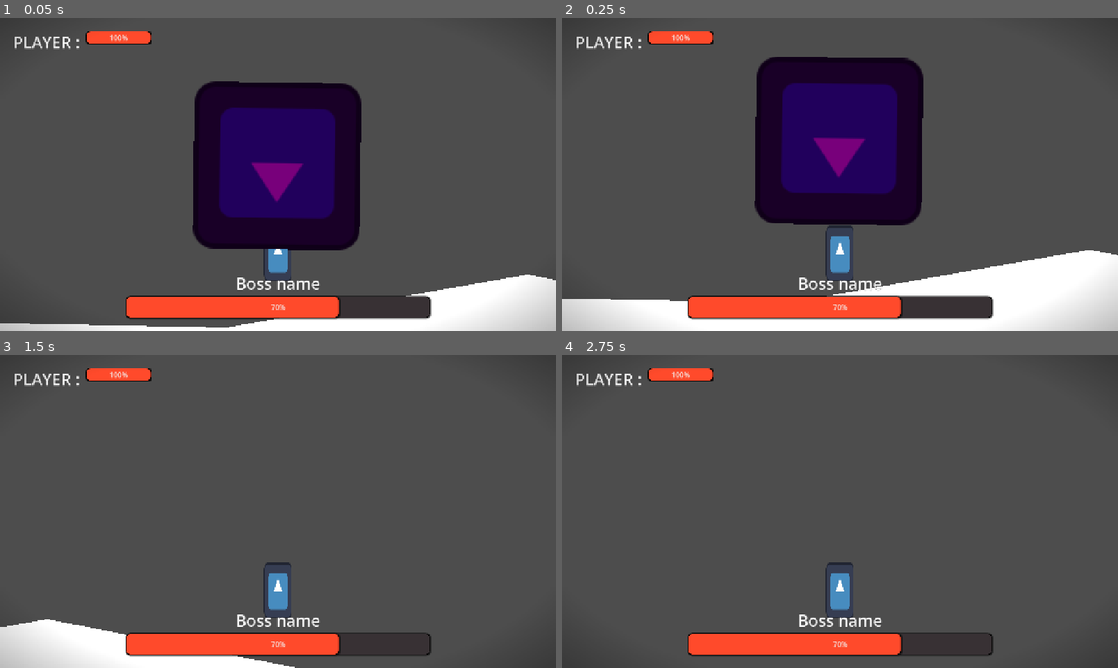
Above: before the commit, frames 1-4 (two rows, left to right).
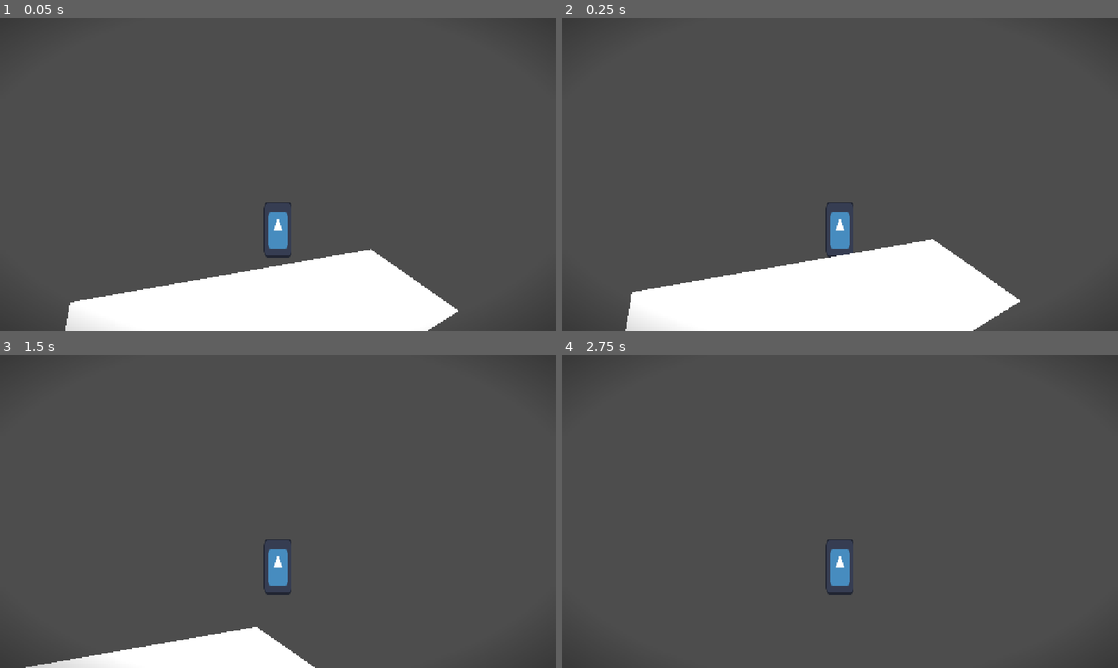
Above: after the commit, the same moments.

Repository: Jeremy-81/GamaBanda
Game: Godot game, scene res://scenes/game.tscn
Same seed, same stepped clock (60 frames per second), same inputs: the game is played once before the commit and once after it. Before the commit the project starts from res://scenes/boss_fight.tscn. The engine's default icon, where the game draws it, is replaced by a stand-in: a white triangle on a blue panel in a dark square.
Inputs:
- Up to frame 1 (0.05 s): no input
- Up to frame 2 (0.25 s): no input
- Up to frame 3 (1.5 s): hold Space (jump) 0.53-1.28 s; hold D (go_right) from 0.53 s (still down); tap Ctrl (dash) at 0.6 s; tap Space (jump) at 1.35 s
- Up to frame 4 (2.75 s): tap Space (jump) at 1.52, 1.82 s; tap Ctrl (dash) at 1.55, 2.1 s; release D (go_right) at 2.03 s; hold A (go_left) from 2.03 s (still down); hold Space (jump) from 2.03 s (still down)

The runs differ from the first frame. In frame 1, 30% of the frame differs, in the area x 0-100%, y 4-100%; in frame 2, 33%; in frame 3, 8.6%; in frame 4, 5.6%.

Commit message:
Added coyote time to jumps

Diff:
--- a/project.godot
+++ b/project.godot
@@ -11,7 +11,7 @@
 [application]
 
 config/name="GamaBanda"
-run/main_scene="uid://cxybxbs8vhckh"
+run/main_scene="uid://db60o3nemnftl"
 config/features=PackedStringArray("4.6", "Forward Plus")
 config/icon="res://icon.svg"
 
--- a/scenes/game.tscn
+++ b/scenes/game.tscn
@@ -12,9 +12,20 @@
 ignore_rotation = false
 
 [node name="Polygon2D" type="Polygon2D" parent="." unique_id=248716931]
+position = Vector2(488, 156)
 polygon = PackedVector2Array(-118, 170, 575, 48, 778, 190, 501, 361, 37, 377, -141, 310)
 
 [node name="StaticBody2D" type="StaticBody2D" parent="Polygon2D" unique_id=1945067672]
 
 [node name="CollisionPolygon2D" type="CollisionPolygon2D" parent="Polygon2D/StaticBody2D" unique_id=1273417153]
 polygon = PackedVector2Array(-118, 170, 575, 48, 778, 190, 501, 361, 37, 377, -141, 310)
+
+[node name="Polygon2D2" type="Polygon2D" parent="." unique_id=1687494544]
+position = Vector2(-361, 0)
+polygon = PackedVector2Array(-118, 170, 575, 48, 778, 190, 501, 361, 37, 377, -141, 310)
+
+[node name="StaticBody2D" type="StaticBody2D" parent="Polygon2D2" unique_id=2066691554]
+
+[node name="CollisionPolygon2D" type="CollisionPolygon2D" parent="Polygon2D2/StaticBody2D" unique_id=2120317673]
+polygon = PackedVector2Array(-118, 170, 575, 48, 778, 190, 501, 361, 37, 377, -141, 310)
+metadata/_edit_lock_ = true
--- a/scenes/objects/player/player.gd
+++ b/scenes/objects/player/player.gd
@@ -5,6 +5,7 @@
 var DASH_SPEED : float = 2500.0;
 var can_dash : bool = false;
 var has_jumped : bool = false;
+var in_coyote_time : bool = false;
 
 var gravity : float = 1800.0;
 
@@ -29,21 +30,25 @@
 	if is_on_floor():
 		can_dash = true;
 		has_jumped = false;
+		in_coyote_time = false;
+	elif not in_coyote_time:
+		$CoyoteTimer.start();
+		in_coyote_time = true;
 
 	var is_speed_falling := false;
 	if has_jumped and not is_on_floor() and Input.is_action_pressed("jump"):
 		is_speed_falling = true;
 
-	if Input.is_action_just_pressed("dash") and can_dash:
+	if Input.is_action_just_pressed("dash") and can_dash and h_direction != 0.0:
 		h_direction = sign(h_direction);
 		v_speed = 0.0;
 		$DashTimer.start();
 		_shake_screen();
-		_darken_screen();
+		_darken_screen($DashTimer.wait_time);
 		can_dash = false;
 		return;
 
-	if Input.is_action_just_pressed("jump") and is_on_floor():
+	if Input.is_action_just_pressed("jump") and (in_coyote_time and $CoyoteTimer.time_left > 0.0 || is_on_floor()):
 		v_speed = -800.0;
 	if Input.is_action_just_released("jump") and !has_jumped:
 		has_jumped = true;
@@ -58,21 +63,25 @@
 	v_speed = velocity.y;
 
 	if is_speed_falling and is_on_floor():
+		_shake_screen(true, 0.5);
+		_darken_screen();
 		$FloorImpactParticles.restart();
 	pass;
 
 
-func _shake_screen() -> void:
-	var shake_tween = get_tree().create_tween();
-	shake_tween.tween_property($CameraTransform, "rotation", -0.08 * h_direction, 0.2);
-	shake_tween.tween_property($CameraTransform, "rotation", 0., 0.1);
+func _shake_screen(random_shake := false, shake_time : float = 1.0) -> void:
+	var shake_tween : Tween = get_tree().create_tween();
+	var shake_direction : float = (-1.0 if randi() % 2 == 0 else 1.0) if random_shake else h_direction;
+	shake_tween.tween_property($CameraTransform, "rotation", -0.08 * shake_direction, 0.2 * shake_time);
+	shake_tween.tween_property($CameraTransform, "rotation", 0., 0.1 * shake_time);
 	shake_tween.play();
 	pass;
 
-func _darken_screen() -> void:
-	var darken_tween = get_tree().create_tween();
+func _darken_screen(wait_time : float = 0.0) -> void:
+	var darken_tween : Tween = get_tree().create_tween();
 	darken_tween.tween_method(_update_darken, base_darken_factor, 0.9 * base_darken_factor, 0.1);
-	darken_tween.tween_interval($DashTimer.wait_time - 0.1);
+	if wait_time > 0.1:
+		darken_tween.tween_interval(wait_time - 0.1);
 	darken_tween.tween_method(_update_darken, 0.9 * base_darken_factor, base_darken_factor, 0.08);
 	darken_tween.play();
 	pass;
--- a/scenes/objects/player/player.tscn
+++ b/scenes/objects/player/player.tscn
@@ -52,10 +52,14 @@
 texture = ExtResource("1_1bf4k")
 
 [node name="CameraTransform" type="RemoteTransform2D" parent="." unique_id=1222825734]
-position = Vector2(0, -182)
+position = Vector2(0, -127)
 
 [node name="DashTimer" type="Timer" parent="." unique_id=64227075]
 wait_time = 0.2
+one_shot = true
+
+[node name="CoyoteTimer" type="Timer" parent="." unique_id=605348011]
+wait_time = 0.5
 one_shot = true
 
 [node name="CanvasLayer" type="CanvasLayer" parent="." unique_id=422284375]
